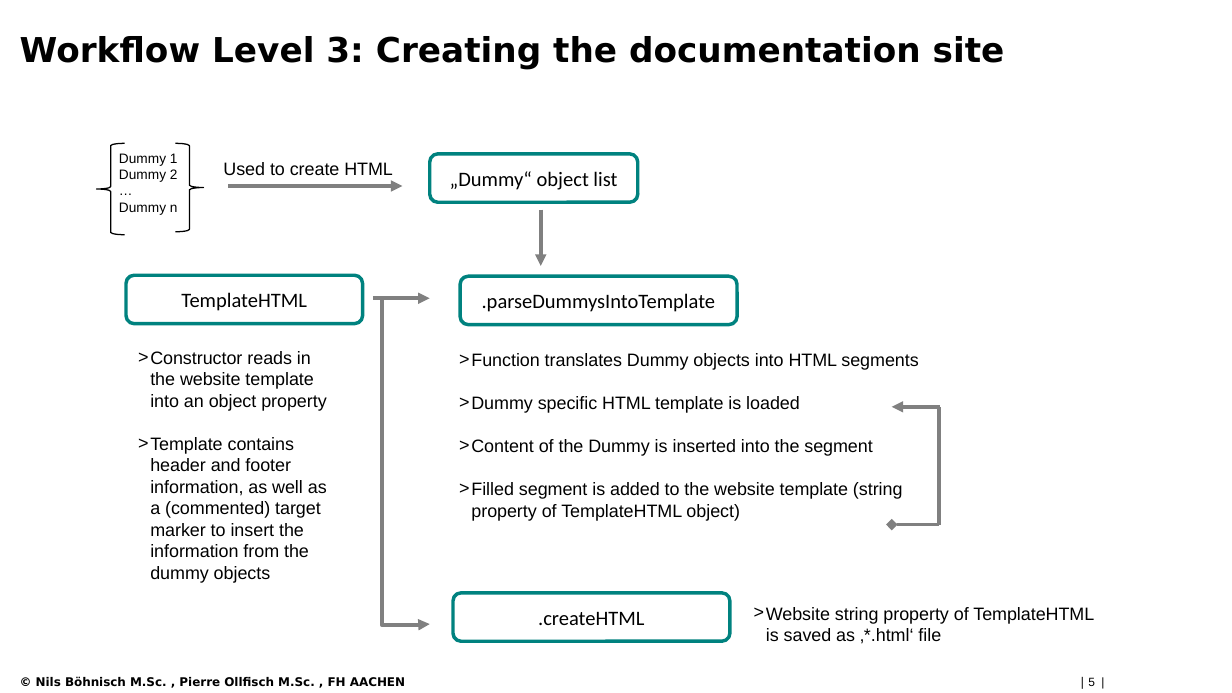
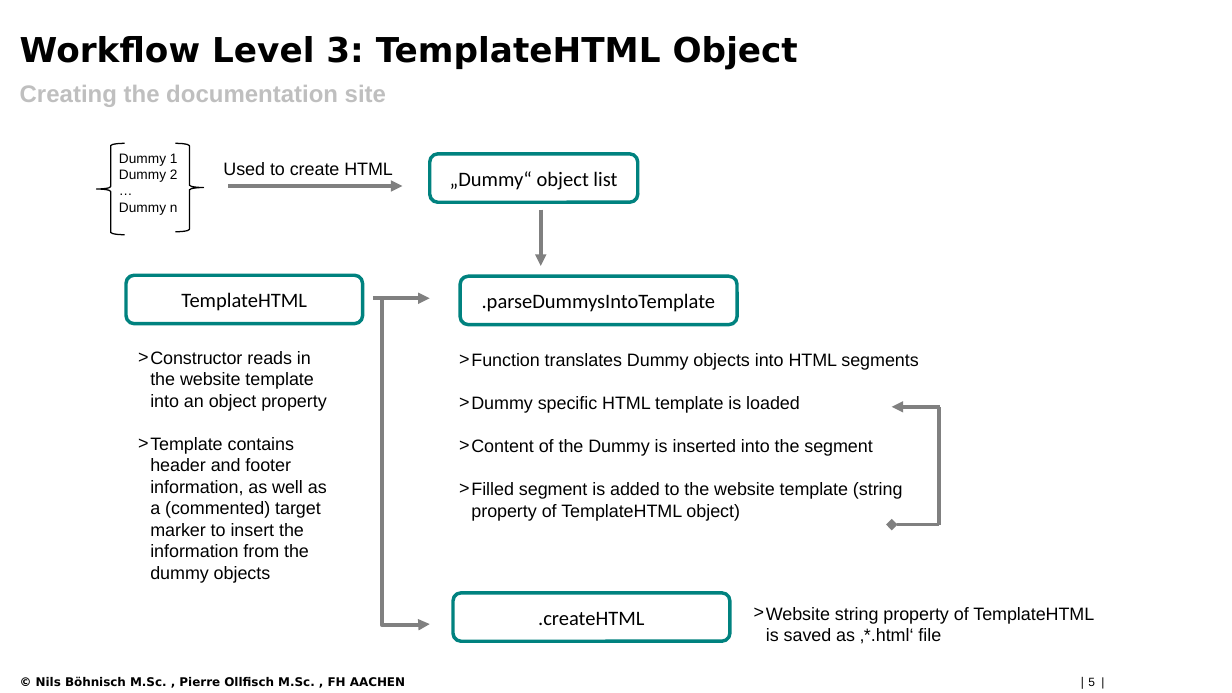
Before and after one commit to nilsBoeAc/m2docgen, a slide deck: slide 5 of private/m2doc_Workflow_V100_21-06-17.pptx. Drawn at 1232x693 pixels with LibreOffice and Linux fonts; fonts in the diff are those of the drawing; background and template pictures are left out. Boxes give left, top, right and bottom in pixels: in the first picture for what was removed or moved away, otherwise in the second. Text is boxed around its words. In the diff, an @@ line names an element or a change of style, - is before the commit and + after.

```diff
--- a/private/m2doc_Workflow_V100_21-06-17.pptx
+++ b/private/m2doc_Workflow_V100_21-06-17.pptx
@@ title at (x1=20, y1=36, x2=798, y2=69): text changed @@
-Workflow Level 3: Creating the documentation site
+Workflow Level 3: TemplateHTML Object
@@ text added at (x1=20, y1=85, x2=386, y2=107), 14 pt, text #BFBFBF, bold @@
+Creating the documentation site
```
Also in this commit, not shown: 1 other file.
